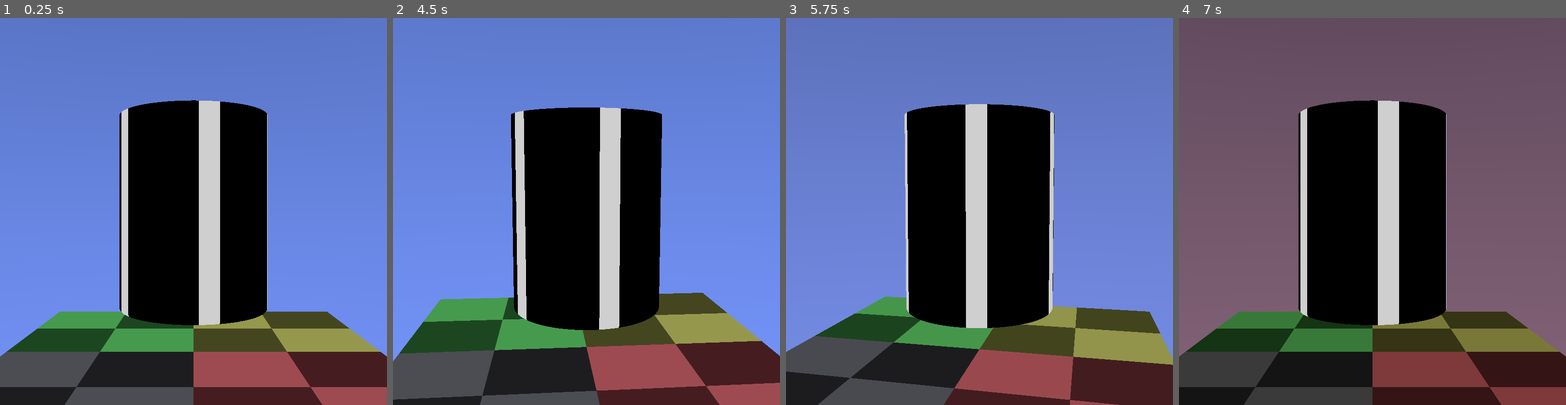
Above: before the commit, frames 1-4 (left to right).
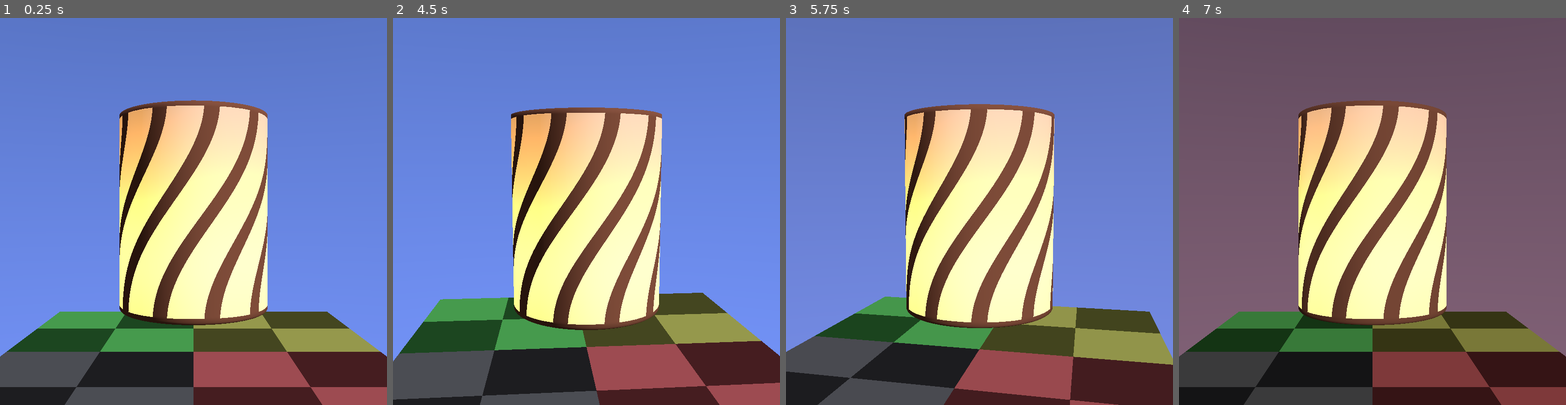
Above: after the commit, the same moments.

Repository: timo-eberl/realtime-graphics-exercises
Game: Godot game, scene res://tester.tscn
Two runs of this game, one before a commit and one after it. Both use one fixed random seed, a clock stepped at 60 frames per second and the inputs below.
Inputs (mouse positions are in pixels of both pictures, inside the frame that each line leads up to):
- Up to frame 1 (0.25 s): no input
- Up to frame 2 (4.5 s): tap Enter at 0.5, 2.75, 4.25 s; move the mouse to (605, 211) at 0.52 s; tap R at 0.6 s; move the mouse to (567, 211) at 1.27 s; tap M at 1.35 s; tap Space at 2, 3.5 s; move the mouse to (594, 203) at 2.02 s; tap N at 2.1 s; move the mouse to (582, 219) at 2.77 s; tap L at 2.85 s; move the mouse to (613, 215) at 3.52 s; tap 1 at 3.6 s; move the mouse to (555, 207) at 4.27 s; tap 2 at 4.35 s
- Up to frame 3 (5.75 s): tap Space at 5 s; move the mouse to (983, 211) at 5.02 s; tap P at 5.1 s
- Up to frame 4 (7 s): move the mouse to (1357, 203) at 5.77 s; tap R at 5.85 s; move the mouse to (1391, 211) at 6.52 s; tap M at 6.6 s

The runs differ from the first frame. In frame 1, 22% of the frame differs, in the area x 30-70%, y 21-80%; in frame 2, 21%; in frame 3, 21%; in frame 4, 22%.

Commit message:
Add lighting and transparency

Diff:
--- a/project-1/src/tester.gdshader
+++ b/project-1/src/tester.gdshader
@@ -378,12 +378,36 @@
 	if (d < EPSILON) { // shade surface
 		vec3 normal = normalize(gradient(p));
 		vec2 normal_plane = normalize(vec2(p.x, p.z));
-		vec3 color = _colorB;
 		vec2 uv = vec2(calcTexcoordU(normal_plane), (p.y * 0.5) + 0.5);
-		uv.x += 0.5 / 5.0;
-		color = vec3(float(fract(uv.x * 5.0) < 0.2));
-		return color;
-		//return shade(color, p, normal);
+		uv.x += smoothstep(0, 1, uv.y) * 0.2;
+		float frequency = 10.0;
+		float thickness = 0.03;
+
+		// candle
+		vec3 light_pos = vec3(0, -0.5, 0);
+		float d = distance(light_pos, p);
+		vec3 l = normalize(p - light_pos);
+		float nDotL = dot(normal, l);
+		float lightStrength = 3.0;
+		float lightTransparencyStrength = 3.0;
+		float lighting = nDotL * lightStrength / (d*d);
+		float alpha = 0.7;
+
+		bool isSideStrip = fract(uv.x * frequency) < thickness * frequency;
+		bool isTopOrBottom = abs(normal.y) > 0.1;
+		if (isSideStrip || isTopOrBottom) {
+			// metal material
+			vec3 light = max(0,(-lighting)) * _colorA * 0.15;
+			return light + shade(_colorB, p, normal);
+		}
+		else {
+			bool isInside = lighting < 0.0;
+			vec3 light = abs(lighting) * _colorA;
+			vec3 shading = light + shade(vec3(1), p, normal) * 0.25;
+			return isInside
+				? mix(background(ray), shading, alpha)
+				: shading * lightTransparencyStrength;
+		}
 	} else {
 		return background(ray);
 	}
--- a/project-1/src/tester.tscn
+++ b/project-1/src/tester.tscn
@@ -359,6 +359,9 @@
 grow_horizontal = 2
 grow_vertical = 2
 script = SubResource("GDScript_fjbdq")
+color_a = Color(0.829379, 0.573126, 0.275373, 1)
+color_b = Color(0.495236, 0.297213, 0.224191, 1)
+color_c = Color(0.165066, 0.94709, 0.918091, 1)
 horizon_color = Color(0.443137, 0.568627, 0.956863, 1)
 ground_level = -1.5
 step_size = 0.003
